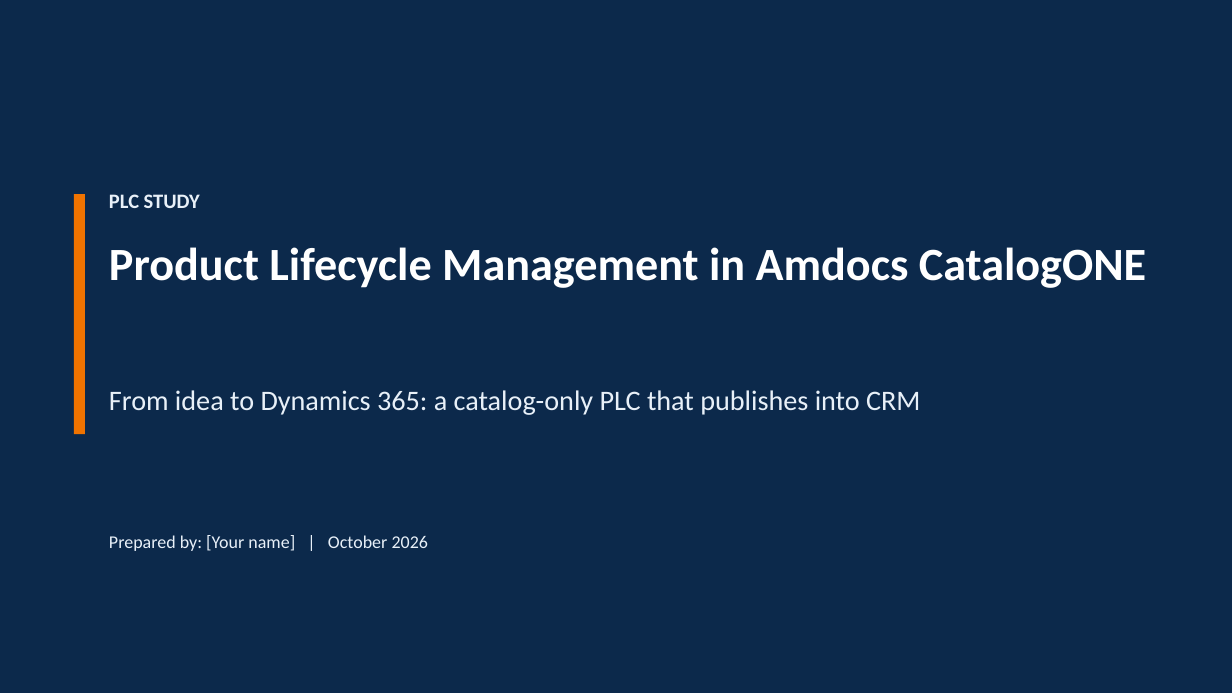
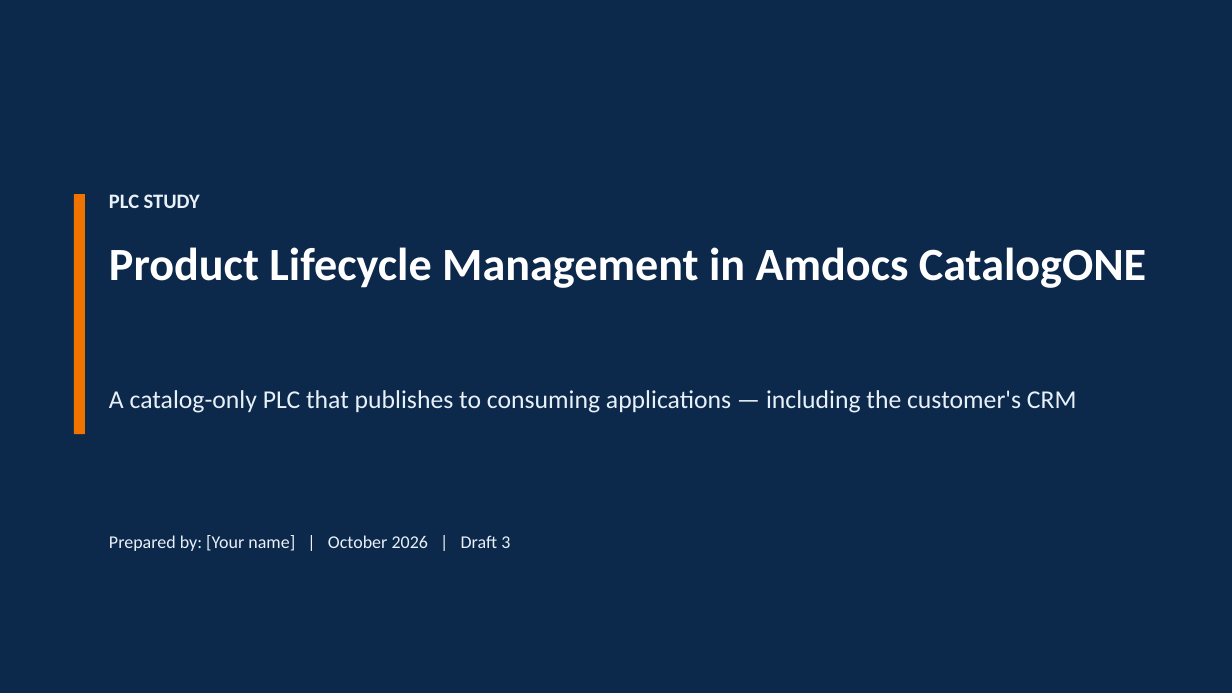
Before and after one commit to abdoe31/learnksa, a slide deck: slide 1 of plc_study/PLC_CatalogONE_Presentation.pptx. Drawn at 1232x693 pixels with LibreOffice and Linux fonts; fonts in the diff are those of the drawing. Boxes give left, top, right and bottom in pixels: in the first picture for what was removed or moved away, otherwise in the second. Text is boxed around its words. In the diff, an @@ line names an element or a change of style, - is before the commit and + after.

```diff
--- a/plc_study/PLC_CatalogONE_Presentation.pptx
+++ b/plc_study/PLC_CatalogONE_Presentation.pptx
@@ text at [109, 390, 1077, 413]: text changed; size 22 to 20 pt @@
-From idea to Dynamics 365: a catalog-only PLC that publishes into CRM
+A catalog-only PLC that publishes to consuming applications — including the customer's CRM
@@ text at [109, 535, 510, 551]: text changed @@
-Prepared by: [Your name] | October 2026
+Prepared by: [Your name] | October 2026 | Draft 3
```
Also in this commit, not shown: 16 other slides changed, 4 other files.
